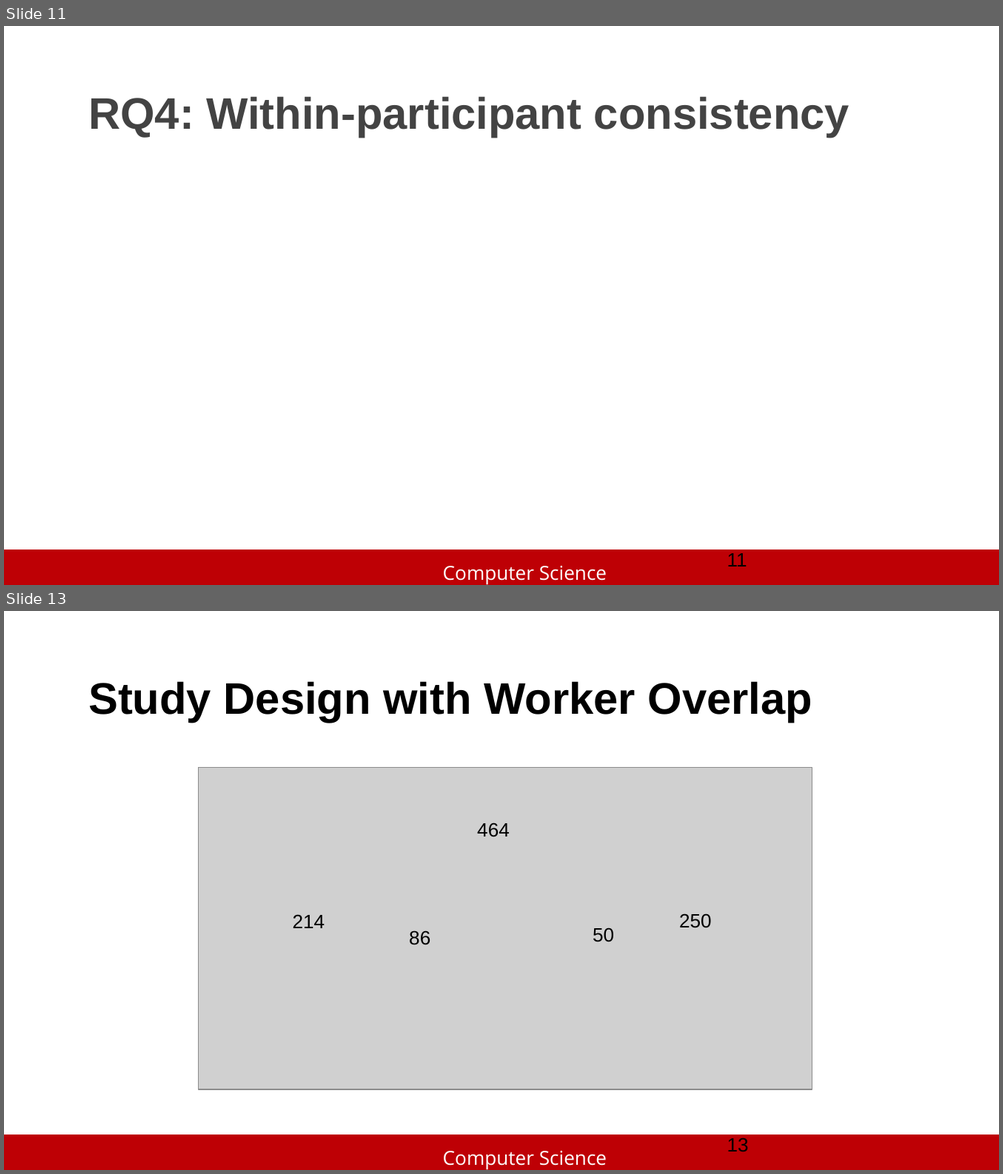
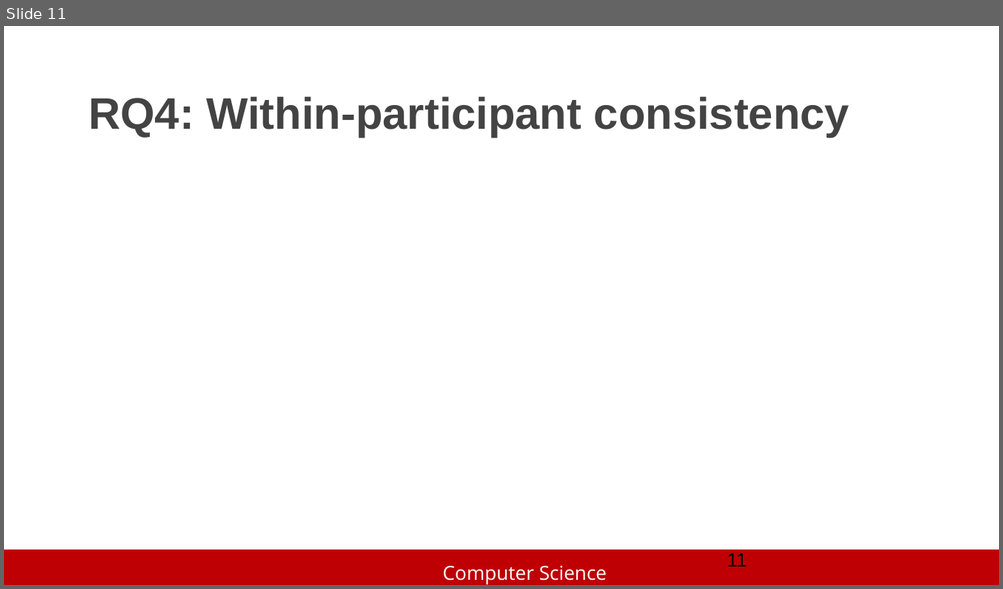
Before and after one commit to slhttc/slhttc.github.io, a slide deck: cv/Exploring Crowd Consistency in a Mechanical Turk Survey.pptx. Shown one above the other, each under a label of ours: slides 11 and 13 before the commit, slide 11 after it; the slides between them are not shown. The pictures are 1003x1174 and 1003x589 pixels, drawn with LibreOffice and Linux fonts; fonts in the diff are those of the drawing; grey boxes stand for pictures; background and template pictures are left out. Boxes give left, top, right and bottom in pixels: in the first picture for what was removed or moved away, otherwise in the second. Text is boxed around its words. In the diff, an @@ line names an element or a change of style, - is before the commit and + after.

```diff
--- a/cv/Exploring Crowd Consistency in a Mechanical Turk Survey.pptx
+++ b/cv/Exploring Crowd Consistency in a Mechanical Turk Survey.pptx
@@ slide 13 removed at (x1=4, y1=611, x2=999, y2=1170), background #FFFFFF; not listed: 2 template elements that a slide beside it also shows @@
@@ title removed at (x1=88, y1=681, x2=812, y2=722) @@
-Study Design with Worker Overlap
@@ picture removed at (x1=198, y1=767, x2=811, y2=1089) @@
@@ text removed at (x1=477, y1=823, x2=509, y2=837) @@
-464
@@ text removed at (x1=293, y1=914, x2=325, y2=928) @@
-214
@@ text removed at (x1=679, y1=914, x2=711, y2=928) @@
-250
@@ text removed at (x1=409, y1=931, x2=430, y2=945) @@
-86
@@ text removed at (x1=592, y1=928, x2=614, y2=943) @@
-50
@@ page number removed at (x1=727, y1=1138, x2=748, y2=1153) @@
-13
```
Also in this commit, not shown: 6 slides changed, 7 slides added, 2 other slides removed.
